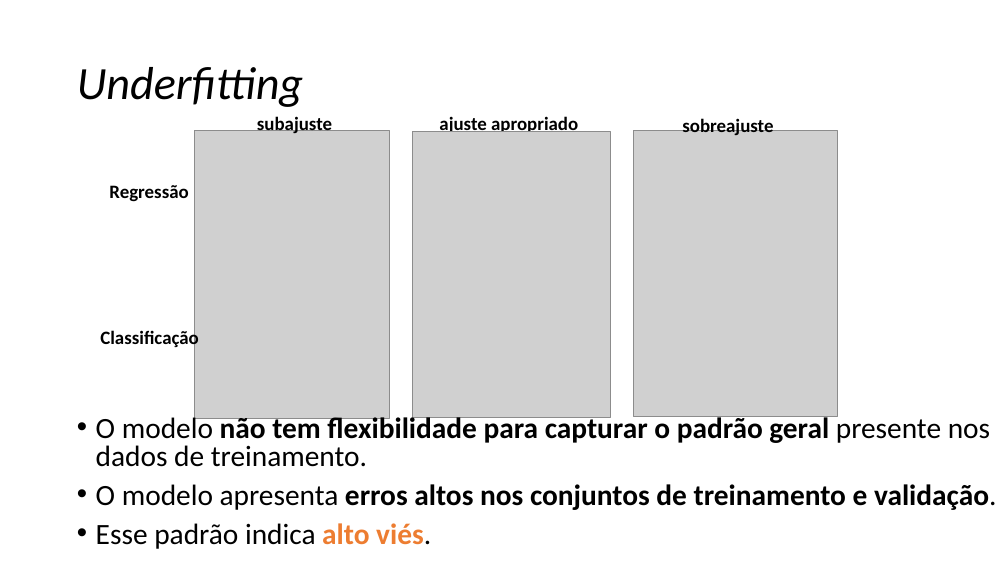
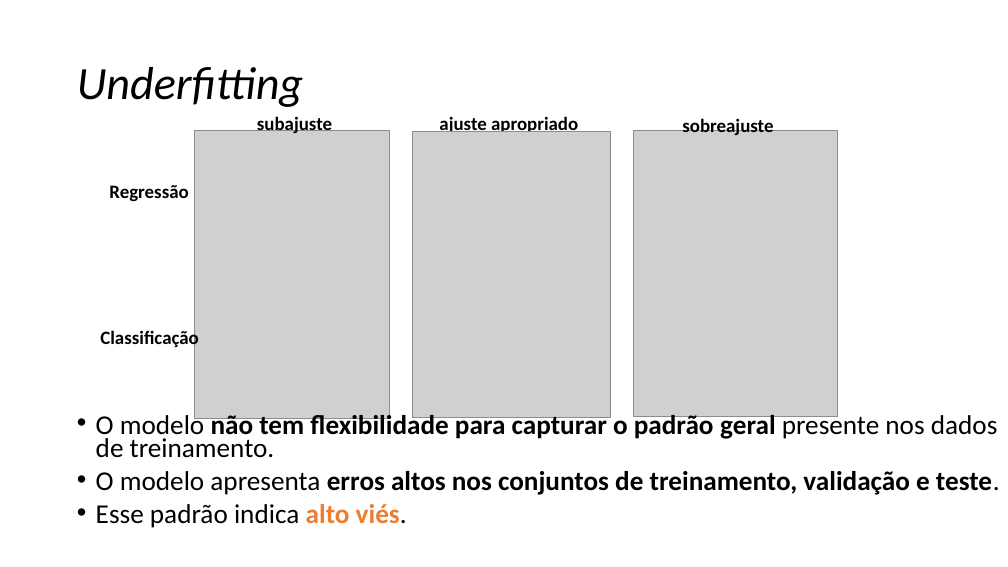
Before and after one commit to zz4fap/c24_inteligencia_artificial, a slide deck: slide 65 of slides/C24_Regressão.pptx. Drawn at 1008x567 pixels with LibreOffice and Linux fonts; fonts in the diff are those of the drawing; grey boxes stand for pictures. Boxes give left, top, right and bottom in pixels: in the first picture for what was removed or moved away, otherwise in the second. Text is boxed around its words. In the diff, an @@ line names an element or a change of style, - is before the commit and + after.

```diff
--- a/slides/C24_Regressão.pptx
+++ b/slides/C24_Regressão.pptx
@@ text at <box>96,411,998,528</box>: size 28 to 25.9 pt in "O modelo não tem flexibilidade para capturar ...", "Esse padrão indica alto viés."; line spacing 0.8 to 0.7 @@
@@ text at <box>96,471,1000,495</box>: text changed; size 28 to 25.9 pt @@
-• O modelo apresenta erros altos nos conjuntos de treinamento e validação.
+• O modelo apresenta erros altos nos conjuntos de treinamento, validação e teste.
```
Also in this commit, not shown: 11 other slides changed, 1 other file.
